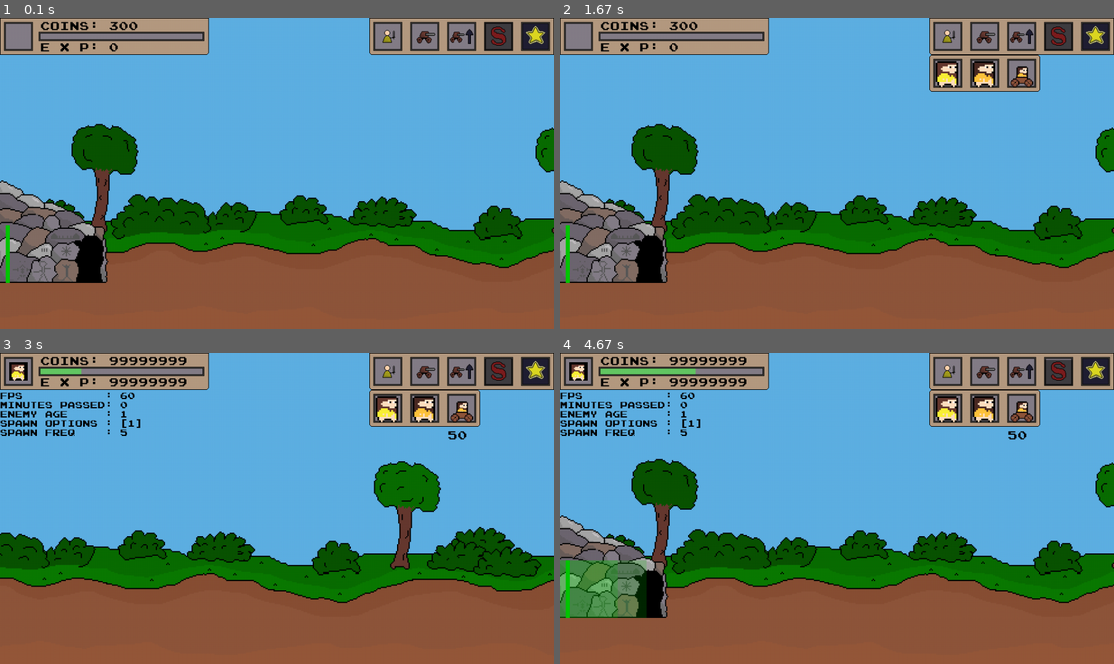
Above: before the commit, frames 1-4 (two rows, left to right).
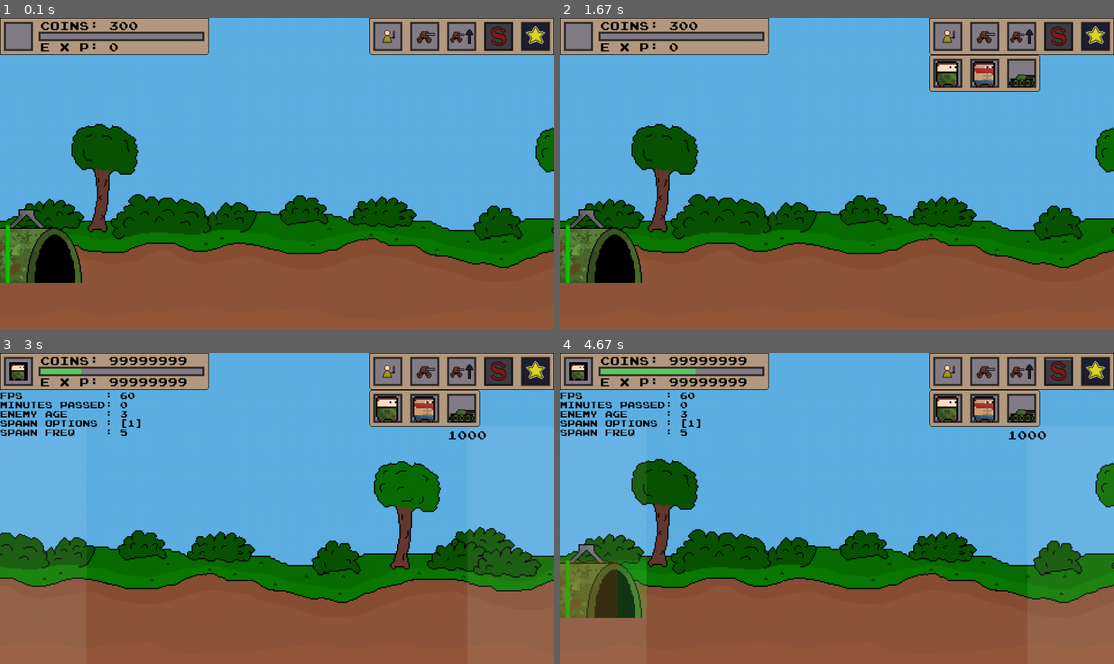
Above: after the commit, the same moments.

Repository: de-dust-enjoyer/age_of_pixel_pygame
Game: pygame game, started from main.py
Two runs of this game, one before a commit and one after it. Both use one fixed random seed, a clock stepped at 60 frames per second and the inputs below.
Inputs (mouse positions are in pixels of both pictures, inside the frame that each line leads up to):
- Up to frame 1 (0.1 s): no input
- Up to frame 2 (1.67 s): click (1069, 210) at 0.38 s; click (604, 210) at 0.72 s; click (986, 36) at 1.05 s; click (947, 36) at 1.38 s
- Up to frame 3 (3 s): click (387, 408) at 1.72 s; hold Right 2-2.47 s; tap Tab at 2.5 s; click (459, 408) at 2.88 s
- Up to frame 4 (4.67 s): hold Right 3.17-3.63 s; hold Left 3.67-4.2 s; hold Left 4.23-4.63 s

The runs differ from the first frame. In frame 1, 4.6% of the frame differs, in the area x 0-20%, y 52-86%; in frame 2, 5.2%; in frame 3, 0.8%; in frame 4, 5.5%, in the area x 0-88%, y 3-86%.

Commit message:
adjusted base positions and replaced mouse wheel pan with mause cursor pan

Diff:
--- a/main.py
+++ b/main.py
@@ -49,6 +49,10 @@
 		self.unit_menu_open = False
 		self.turret_menu_open = False
 		self.clicked = False
+
+		# rects to pan cam when mouse is at the edge of the screen
+		self.screen_pan_rect_left = pygame.Rect(0, 128, 150, self.SCREEN_SIZE[1] - 128)
+		self.screen_pan_rect_right = pygame.Rect(self.SCREEN_SIZE[0] - 150, 128, 150, self.SCREEN_SIZE[1] - 128)
 
 		# camera setup
 		self.camera_offset_x = 0
@@ -115,15 +119,15 @@
 		self.special_available = False
 
 		# current player age
-		self.age = 1
+		self.age = 3
 
 		# current enemy age
-		self.enemy_age = 1
+		self.enemy_age = 3
 
 
 		# player and enemy base upgrade state
 		self.friendly_base_upgrade_state = 0
-		self.enemy_base_upgrade_state = 0
+		self.enemy_base_upgrade_state = 3
 
 		# base upgrade cost
 		self.upgrade_cost = 300
@@ -134,9 +138,9 @@
 		self.friendly_module_pos2_t1 = (50 + self.camera_offset_x, 275-64)
 		self.friendly_module_pos3_t1 = (50 + self.camera_offset_x, 275-128)
 		# tier 1 enemy
-		self.enemy_module_pos1_t1 = (1850 + self.camera_offset_x, 0)
-		self.enemy_module_pos2_t1 = (1850 + self.camera_offset_x, 0)
-		self.enemy_module_pos3_t1 = (1850 + self.camera_offset_x, 0)
+		self.enemy_module_pos1_t1 = (1870 + self.camera_offset_x, 0)
+		self.enemy_module_pos2_t1 = (1870 + self.camera_offset_x, 0)
+		self.enemy_module_pos3_t1 = (1870 + self.camera_offset_x, 0)
 		# tier 2 friendly
 		self.friendly_module_pos1_t2 = (129 + self.camera_offset_x, 235)
 		self.friendly_module_pos2_t2 = (129 + self.camera_offset_x, 235-64)
@@ -380,12 +384,27 @@
 #>>>>>>>>>>>>>>>>>>>>>>>>>>INPUT>LOOP>>>>>>>>>>>>>>>>>>>>>>>>>>>>>>>>>>>>>>>>>>>
 
 	def get_input(self):
+		mouse_pos = pygame.mouse.get_pos()
 		for event in pygame.event.get():
 			# quits pygame if game window is closed
 			if event.type == pygame.QUIT:
 				pygame.quit()
 				sys.exit()
+
+
+			if self.screen_pan_rect_left.collidepoint(mouse_pos):
+				self.pan_left = True
+
+			elif self.screen_pan_rect_right.collidepoint(mouse_pos):
+				self.pan_right = True
+
+			if not self.screen_pan_rect_right.collidepoint(mouse_pos) and not self.screen_pan_rect_left.collidepoint(mouse_pos):
+				self.pan_right = False
+				self.pan_left = False
+
 			# sets key_pressed variables to True if key is pressed
+
+
 
 
 			if event.type == pygame.KEYDOWN:
@@ -486,8 +505,10 @@
 			self.render_text(f"SPAWN FREQ    : {round(self.enemy_spawn_timer_goal / 60)}", self.font_16, "black", (0,128))
 			self.draw_transparent_rect(friendly_base.base_rect.size, (0,200,0), 50, friendly_base.base_rect.topleft)
 			self.draw_transparent_rect(enemy_base.base_rect.size, (200,0,0), 50, enemy_base.base_rect.topleft)
-			self.draw_transparent_rect(friendly_base.base_spawn_rect.size, (0,200,0), 50, friendly_base.base_spawn_rect.topleft)
-			self.draw_transparent_rect(enemy_base.base_spawn_rect.size, (200,0,0), 50, enemy_base.base_spawn_rect.topleft)
+			self.draw_transparent_rect(friendly_base.base_spawn_rect.size, (200,0,0), 50, friendly_base.base_spawn_rect.topleft)
+			self.draw_transparent_rect(enemy_base.base_spawn_rect.size, (0,200,0), 50, enemy_base.base_spawn_rect.topleft)
+			self.draw_transparent_rect(self.screen_pan_rect_left.size, (255,255,255), 20, self.screen_pan_rect_left.topleft)
+			self.draw_transparent_rect(self.screen_pan_rect_right.size, (255,255,255), 20, self.screen_pan_rect_right.topleft)
 
 
 		# update the frame
@@ -1342,32 +1363,32 @@
 	def move_camera(self):
 		# moves every object on screen (every static object needs to be moved here)
 		self.background_pos = (0 + self.camera_offset_x, -540)
-		self.friendly_base_rect.bottomleft = (0 + self.camera_offset_x, self.FLOOR_LEVEL)
-		self.enemy_base_rect.bottomright = (1920 + self.camera_offset_x, self.FLOOR_LEVEL)
+		self.friendly_base_rect.bottomleft = (-50 + self.camera_offset_x, self.FLOOR_LEVEL)
+		self.enemy_base_rect.bottomright = (1970 + self.camera_offset_x, self.FLOOR_LEVEL)
 		# tier 1 friendly
-		self.friendly_module_pos1_t1 = (50 + self.camera_offset_x, 275)
-		self.friendly_module_pos2_t1 = (50 + self.camera_offset_x, 275-64)
-		self.friendly_module_pos3_t1 = (50 + self.camera_offset_x, 275-128)
+		self.friendly_module_pos1_t1 = (70 + self.camera_offset_x, 278)
+		self.friendly_module_pos2_t1 = (70 + self.camera_offset_x, 278-64)
+		self.friendly_module_pos3_t1 = (70 + self.camera_offset_x, 278-128)
 		# tier 1 enemy
-		self.enemy_module_pos1_t1 = (1850 + self.camera_offset_x, 275)
-		self.enemy_module_pos2_t1 = (1850 + self.camera_offset_x, 275-64)
-		self.enemy_module_pos3_t1 = (1850 + self.camera_offset_x, 275-128)
+		self.enemy_module_pos1_t1 = (1850 - 16 + self.camera_offset_x, 278)
+		self.enemy_module_pos2_t1 = (1850 - 16 + self.camera_offset_x, 278-64)
+		self.enemy_module_pos3_t1 = (1850 - 16 + self.camera_offset_x, 278-128)
 		# tier 2 friendly
-		self.friendly_module_pos1_t2 = (129 + self.camera_offset_x, 235)
-		self.friendly_module_pos2_t2 = (129 + self.camera_offset_x, 235-64)
-		self.friendly_module_pos3_t2 = (129 + self.camera_offset_x, 235-128)
+		self.friendly_module_pos1_t2 = (79 + self.camera_offset_x, 234)
+		self.friendly_module_pos2_t2 = (79 + self.camera_offset_x, 234-64)
+		self.friendly_module_pos3_t2 = (79 + self.camera_offset_x, 234-128)
 		# tier 2 enemy
-		self.enemy_module_pos1_t2 = (1823 + self.camera_offset_x, 235)
-		self.enemy_module_pos2_t2 = (1823 + self.camera_offset_x, 235-64)
-		self.enemy_module_pos3_t2 = (1823 + self.camera_offset_x, 235-128)
+		self.enemy_module_pos1_t2 = (1841 - 32 + self.camera_offset_x, 234)
+		self.enemy_module_pos2_t2 = (1841 - 32 + self.camera_offset_x, 234-64)
+		self.enemy_module_pos3_t2 = (1841 - 32 + self.camera_offset_x, 234-128)
 		# tier 3 friendly
-		self.friendly_module_pos1_t3 = (80 + self.camera_offset_x, 270)
-		self.friendly_module_pos2_t3 = (80 + self.camera_offset_x, 270-64)
-		self.friendly_module_pos3_t3 = (80 + self.camera_offset_x, 270-128)
+		self.friendly_module_pos1_t3 = (30 + self.camera_offset_x, 270)
+		self.friendly_module_pos2_t3 = (30 + self.camera_offset_x, 270-64)
+		self.friendly_module_pos3_t3 = (30 + self.camera_offset_x, 270-128)
 		# tier 3 enemy
-		self.enemy_module_pos1_t3 = (1872 + self.camera_offset_x, 270)
-		self.enemy_module_pos2_t3 = (1872 + self.camera_offset_x, 270-64)
-		self.enemy_module_pos3_t3 = (1872 + self.camera_offset_x, 270-128)
+		self.enemy_module_pos1_t3 = (1890 - 32 + self.camera_offset_x, 270)
+		self.enemy_module_pos2_t3 = (1890 - 32 + self.camera_offset_x, 270-64)
+		self.enemy_module_pos3_t3 = (1890 - 32 + self.camera_offset_x, 270-128)
 
 		friendly_base.base_rect.x = 0 + self.camera_offset_x
 		enemy_base.base_rect.x = 1920 - 150 + self.camera_offset_x
@@ -1386,36 +1407,36 @@
 
 
 
-	# two functions becouse units need to be rendered inbetween the two laiers of bases
+	# two functions becouse units need to be rendered inbetween the two layers of bases
 	def draw_bases_1(self):
 		if self.age == 1:
 			self.screen.blit(self.friendly_base1_t1, self.friendly_base_rect)
 		elif self.age == 2:
-			self.screen.blit(self.friendly_base1_t2, (self.friendly_base_rect.x, self.friendly_base_rect.y - 63))
+			self.screen.blit(self.friendly_base1_t2, self.friendly_base_rect)
 		elif self.age == 3:
-			self.screen.blit(self.friendly_base1_t3, (self.friendly_base_rect.x, self.friendly_base_rect.y - 63))
+			self.screen.blit(self.friendly_base1_t3, self.friendly_base_rect)
 
 		if self.enemy_age == 1:
 			self.screen.blit(self.enemy_base1_t1, self.enemy_base_rect)
 		elif self.enemy_age == 2:
-			self.screen.blit(self.enemy_base1_t2, (self.enemy_base_rect.x, self.enemy_base_rect.y - 63))
+			self.screen.blit(self.enemy_base1_t2, self.enemy_base_rect)
 		elif self.enemy_age == 3:
-			self.screen.blit(self.enemy_base1_t3, (self.enemy_base_rect.x, self.enemy_base_rect.y - 63))
+			self.screen.blit(self.enemy_base1_t3, self.enemy_base_rect)
 
 	def draw_bases_2(self):
 		if self.age == 1:
 			self.screen.blit(self.friendly_base2_t1, self.friendly_base_rect)
 		elif self.age == 2:
-			self.screen.blit(self.friendly_base2_t2, (self.friendly_base_rect.x, self.friendly_base_rect.y - 63))
+			self.screen.blit(self.friendly_base2_t2, self.friendly_base_rect)
 		elif self.age == 3:
-			self.screen.blit(self.friendly_base2_t3, (self.friendly_base_rect.x, self.friendly_base_rect.y - 63))
+			self.screen.blit(self.friendly_base2_t3, self.friendly_base_rect)
 
 		if self.enemy_age == 1:
 			self.screen.blit(self.enemy_base2_t1, self.enemy_base_rect)
 		elif self.enemy_age == 2:
-			self.screen.blit(self.enemy_base2_t2, (self.enemy_base_rect.x, self.enemy_base_rect.y - 63))
+			self.screen.blit(self.enemy_base2_t2, self.enemy_base_rect)
 		elif self.enemy_age == 3:
-			self.screen.blit(self.enemy_base2_t3, (self.enemy_base_rect.x, self.enemy_base_rect.y - 63))
+			self.screen.blit(self.enemy_base2_t3, self.enemy_base_rect)
 
 	def draw_upgrade_modules(self):
 
